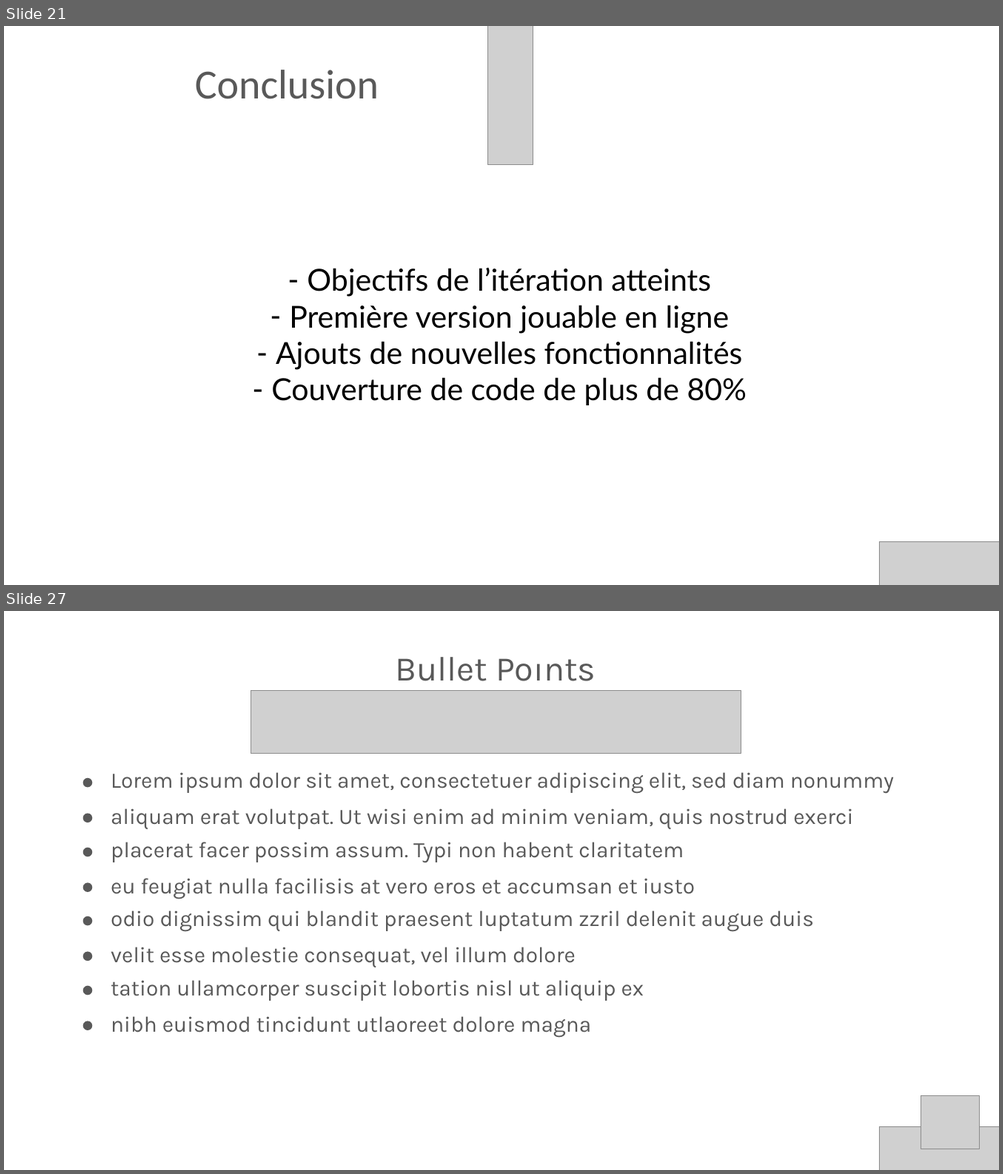
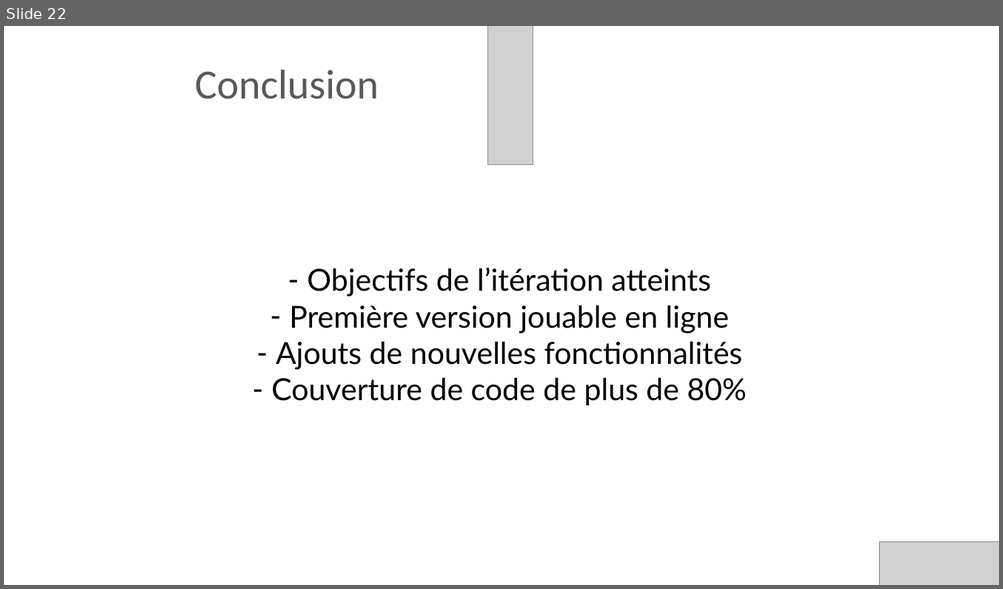
Before and after one commit to val92130/Wander, a slide deck: Documentation/Presentations/Iteration 1 - Wander.pptx. Shown one above the other, each under a label of ours: slides 21 and 27 before the commit, slide 22 after it; the slides between them are not shown. The pictures are 1003x1174 and 1003x589 pixels, drawn with LibreOffice and Linux fonts; fonts in the diff are those of the drawing; grey boxes stand for pictures; background and template pictures are left out. Boxes give left, top, right and bottom in pixels: in the first picture for what was removed or moved away, otherwise in the second. Text is boxed around its words. In the diff, an @@ line names an element or a change of style, - is before the commit and + after.

```diff
--- a/Documentation/Presentations/Iteration 1 - Wander.pptx
+++ b/Documentation/Presentations/Iteration 1 - Wander.pptx
@@ slide 27 removed at (4, 611, 999, 1170), background picture (left out) @@
@@ text removed at (395, 657, 595, 681) @@
-Bullet Poınts
@@ picture removed at (251, 690, 741, 754) @@
@@ ellipse removed at (83, 778, 93, 788) @@
@@ text removed at (111, 772, 893, 794) @@
-Lorem ipsum dolor sit amet, consectetuer adipiscing elit, sed diam nonummy
@@ text removed at (111, 809, 853, 829) @@
-aliquam erat volutpat. Ut wisi enim ad minim veniam, quis nostrud exerci
@@ ellipse removed at (83, 814, 93, 823) @@
@@ ellipse removed at (83, 848, 93, 857) @@
@@ text removed at (111, 842, 683, 863) @@
-placerat facer possim assum. Typi non habent claritatem
@@ ellipse removed at (83, 883, 93, 892) @@
@@ text removed at (111, 878, 694, 899) @@
-eu feugiat nulla facilisis at vero eros et accumsan et iusto
@@ ellipse removed at (83, 917, 93, 925) @@
@@ text removed at (111, 911, 814, 932) @@
-odio dignissim qui blandit praesent luptatum zzril delenit augue duis
@@ ellipse removed at (83, 951, 93, 961) @@
@@ text removed at (111, 947, 575, 968) @@
-velit esse molestie consequat, vel illum dolore
@@ ellipse removed at (83, 986, 93, 995) @@
@@ text removed at (111, 980, 644, 1001) @@
-tation ullamcorper suscipit lobortis nisl ut aliquip ex
@@ ellipse removed at (83, 1021, 93, 1031) @@
@@ text removed at (111, 1017, 592, 1037) @@
-nibh euismod tincidunt utlaoreet dolore magna
@@ picture removed at (920, 1096, 979, 1149) @@
@@ picture removed at (879, 1127, 999, 1170) @@
@@ what was slide 21 is now slide 22 @@
```
Also in this commit, not shown: 2 slides changed, 1 slide added, 27 other slides removed, 2 other files.
